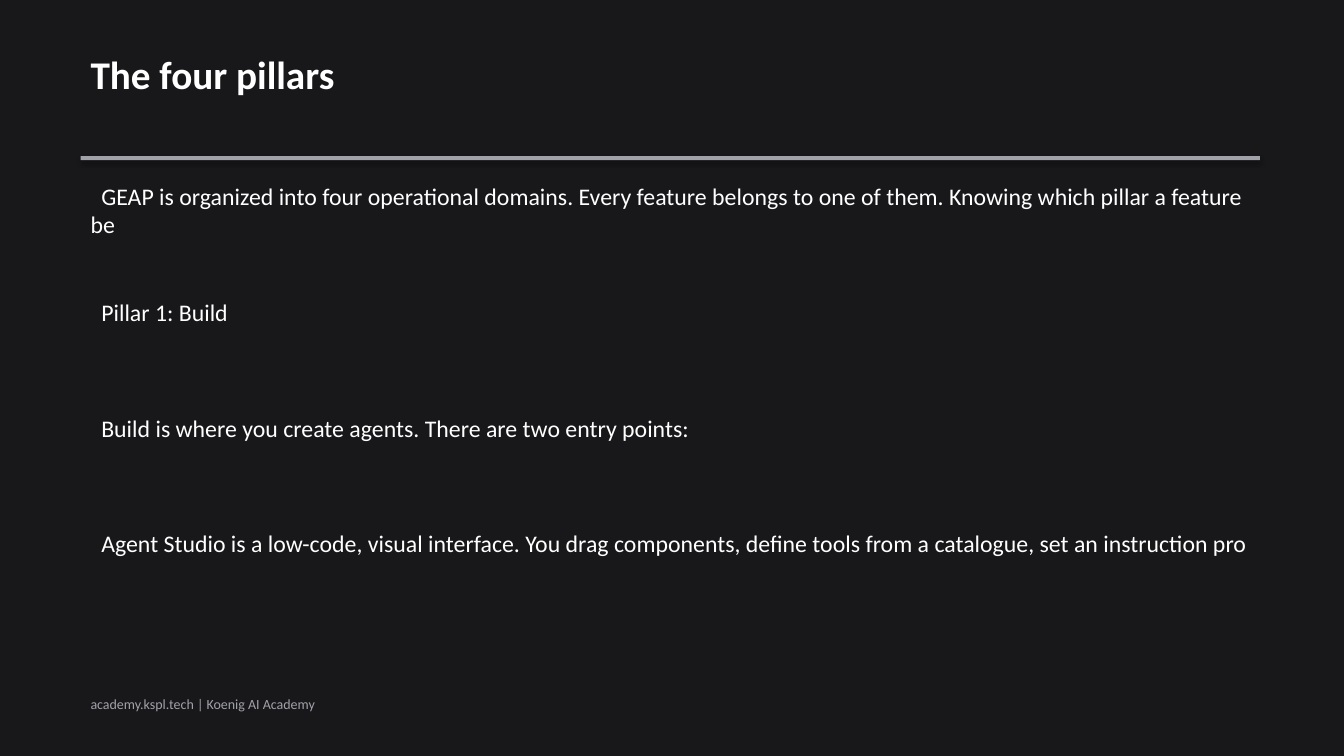
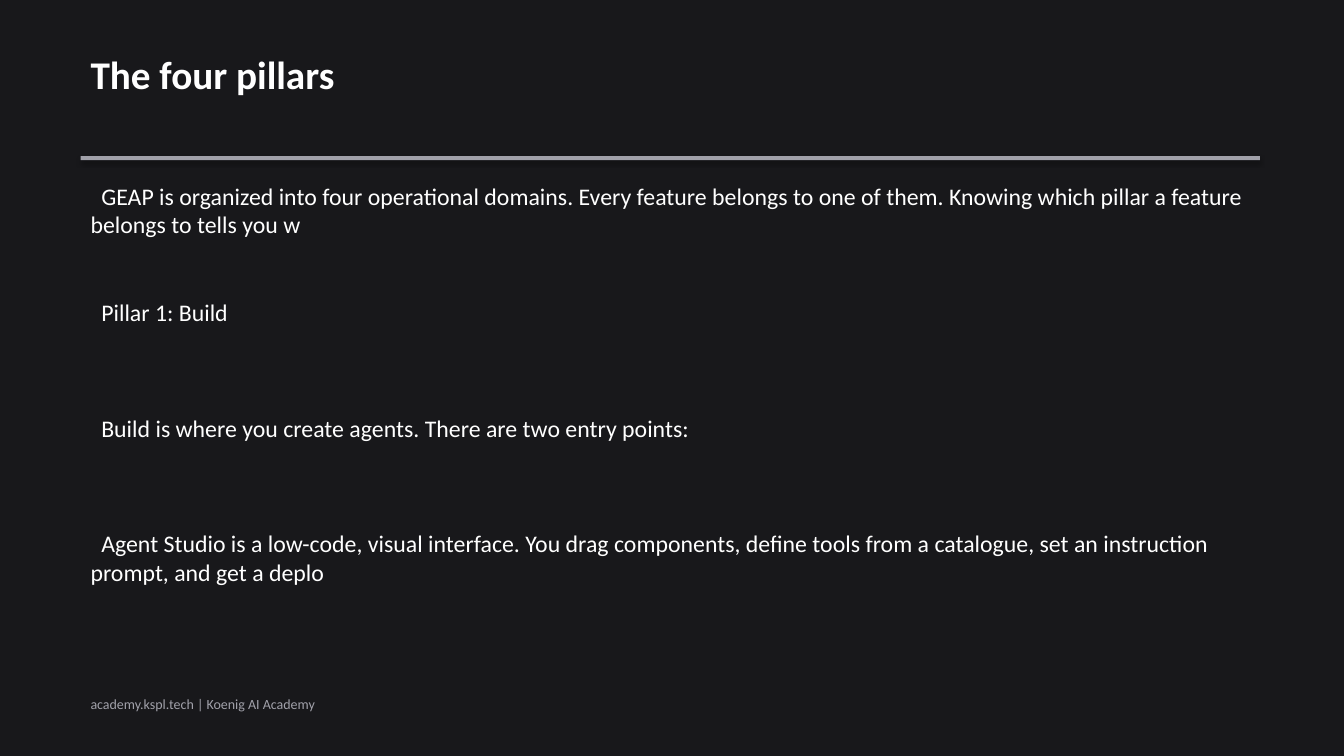
Before and after one commit to Koenig-Solutions-Private-Limited/koenig-ai-org, a slide deck: slide 4 of vault/courses/gemini-enterprise-agents/ch01-slides.pptx. Drawn at 1344x756 pixels with LibreOffice and Linux fonts; fonts in the diff are those of the drawing. Boxes give left, top, right and bottom in pixels: in the first picture for what was removed or moved away, otherwise in the second. Text is boxed around its words. In the diff, an @@ line names an element or a change of style, - is before the commit and + after.

```diff
--- a/vault/courses/gemini-enterprise-agents/ch01-slides.pptx
+++ b/vault/courses/gemini-enterprise-agents/ch01-slides.pptx
@@ text at (91, 188, 1241, 237): text changed @@
-GEAP is organized into four operational domains. Every feature belongs to one of them. Knowing which pillar a feature be
+GEAP is organized into four operational domains. Every feature belongs to one of them. Knowing which pillar a feature belongs to tells you w
@@ text at (91, 535, 1207, 585): text changed @@
-Agent Studio is a low-code, visual interface. You drag components, define tools from a catalogue, set an instruction pro
+Agent Studio is a low-code, visual interface. You drag components, define tools from a catalogue, set an instruction prompt, and get a deplo
```
Also in this commit, not shown: 5 other slides changed, 6 other files.
